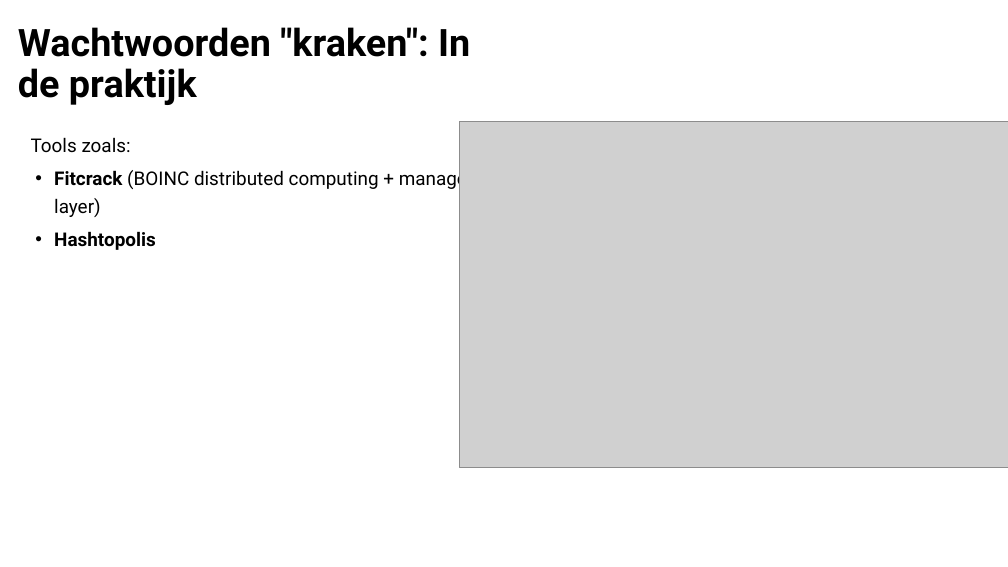
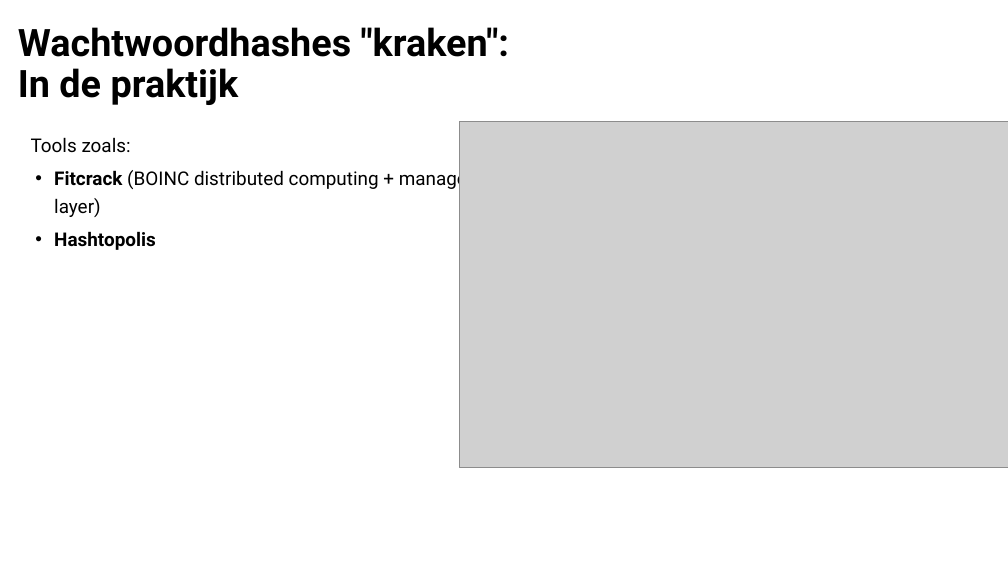
Before and after one commit to Jarnster/ICW-Webdesign-PHP, a slide deck: slide 22 of H3 - Databases en Beveiliging/Presentatie/H3 Databases en Beveiliging - Dynamische Websites.pptx (slide 21 before the commit). Drawn at 1008x567 pixels with LibreOffice and Linux fonts; fonts in the diff are those of the drawing; grey boxes stand for pictures. Boxes give left, top, right and bottom in pixels: in the first picture for what was removed or moved away, otherwise in the second. Text is boxed around its words. In the diff, an @@ line names an element or a change of style, - is before the commit and + after.

```diff
--- a/H3 - Databases en Beveiliging/Presentatie/H3 Databases en Beveiliging - Dynamische Websites.pptx
+++ b/H3 - Databases en Beveiliging/Presentatie/H3 Databases en Beveiliging - Dynamische Websites.pptx
@@ title at (18,27,509,105): text changed @@
-Wachtwoorden "kraken": In de praktijk
+Wachtwoordhashes "kraken": In de praktijk
```
Also in this commit, not shown: 2 other slides changed, 1 slide added.
